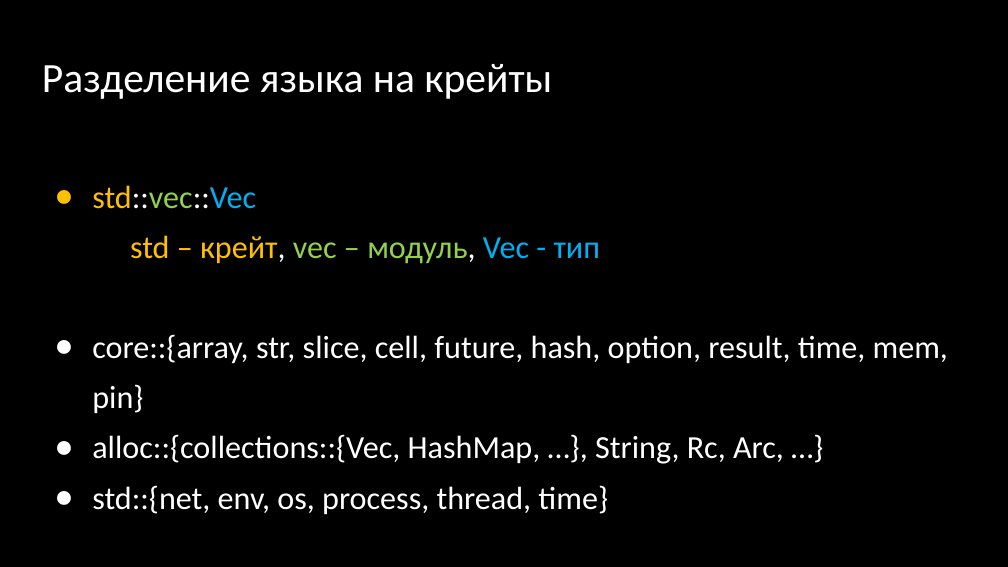
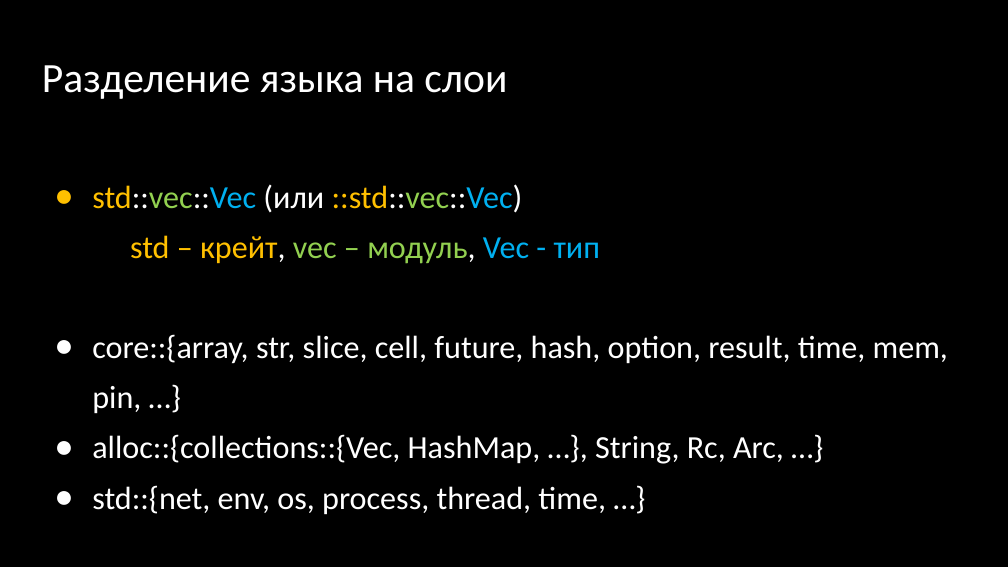
Before and after one commit to Gordon01/learn-rust, a slide deck: slide 66 of keynotes/Rust 2024.pptx (slide 56 before the commit). Drawn at 1008x567 pixels with LibreOffice and Linux fonts; fonts in the diff are those of the drawing. Boxes give left, top, right and bottom in pixels: in the first picture for what was removed or moved away, otherwise in the second. Text is boxed around its words. In the diff, an @@ line names an element or a change of style, - is before the commit and + after.

```diff
--- a/keynotes/Rust 2024.pptx
+++ b/keynotes/Rust 2024.pptx
@@ title at (x1=42, y1=65, x2=507, y2=99): text changed @@
-Разделение языка на крейты
+Разделение языка на слои
@@ text at (x1=92, y1=184, x2=523, y2=213): text changed @@
-● std::vec::Vec
+● std::vec::Vec (или ::std::vec::Vec)
@@ text at (x1=92, y1=334, x2=948, y2=414): text changed @@
-● core::{array, str, slice, cell, future, hash, option, result, time, mem, pin}
+● core::{array, str, slice, cell, future, hash, option, result, time, mem, pin, …}
@@ text at (x1=92, y1=485, x2=606, y2=515): text changed @@
-● std::{net, env, os, process, thread, time}
+● std::{net, env, os, process, thread, time, …}
```
Also in this commit, not shown: 5 other slides changed, 9 slides added, 1 slide removed.
